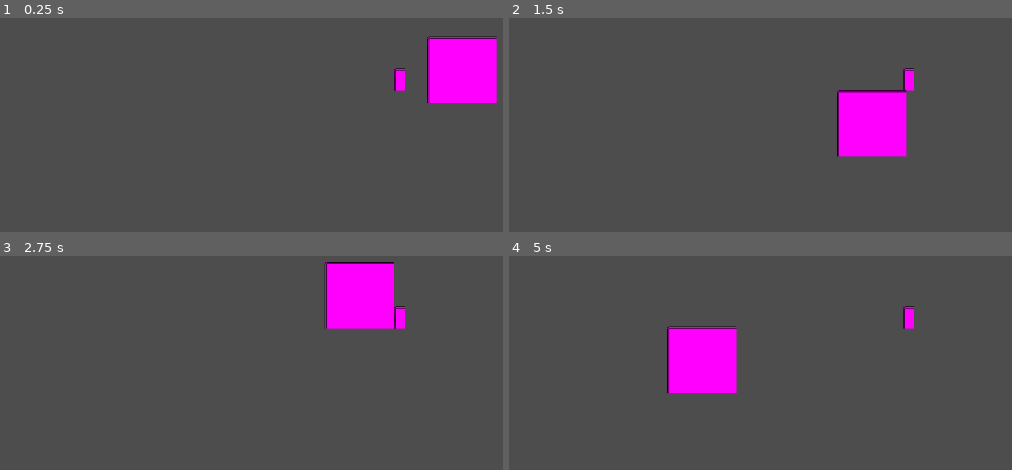
Above: before the commit, frames 1-4 (two rows, left to right).
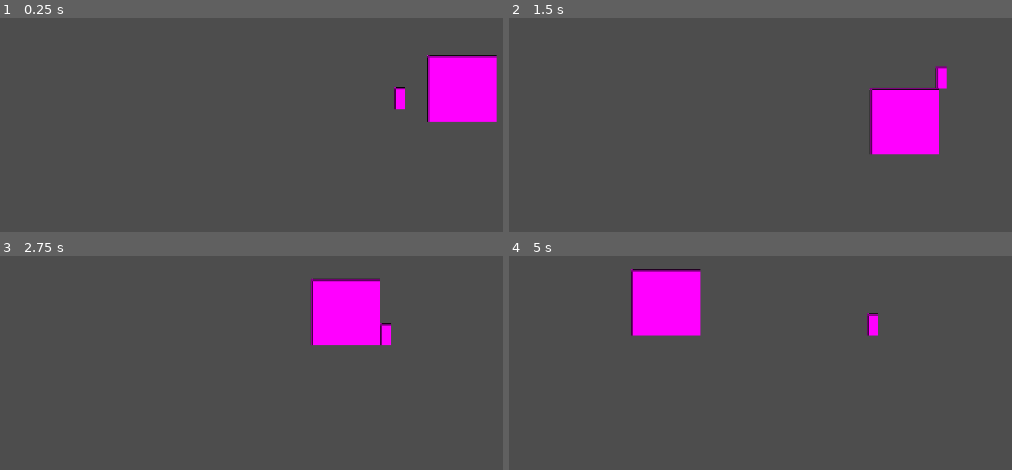
Above: after the commit, the same moments.

Repository: INV-matt/GMTK-game-jam
Game: Godot game, scene res://Scenes/main.tscn
Same seed, same stepped clock (60 frames per second), same inputs: the game is played once before the commit and once after it.
Inputs:
- Up to frame 1 (0.25 s): no input
- Up to frame 2 (1.5 s): hold D (pl_right) from 0.53 s (still down); tap Space (pl_jump) at 0.77 s
- Up to frame 3 (2.75 s): tap Space (pl_jump) at 1.52 s; release D (pl_right) at 2.03 s; hold A (pl_left) from 2.03 s (still down)
- Up to frame 4 (5 s): release A (pl_left) at 2.78 s; hold D (pl_right) 2.78-4.28 s; tap Space (pl_jump) at 3.02, 3.77, 4.52 s; hold A (pl_left) from 4.28 s (still down)

The runs differ from the first frame. In frame 1, 3.1% of the frame differs, in the area x 78-99%, y 8-49%; in frame 2, 5.0%; in frame 3, 4.1%; in frame 4, 8.7%, in the area x 24-81%, y 6-65%.

Commit message:
Added base powers functionality

Diff:
--- a/Scenes/base_power.tscn
+++ b/Scenes/base_power.tscn
@@ -2,5 +2,5 @@
 
 [ext_resource type="Script" uid="uid://b2l5sncqetkc" path="res://Scripts/base_power.gd" id="1_rk6ry"]
 
-[node name="base_power" type="Node2D"]
+[node name="base_power" type="Node2D" groups=["power"]]
 script = ExtResource("1_rk6ry")
--- a/Scenes/main.tscn
+++ b/Scenes/main.tscn
@@ -15,6 +15,7 @@
 [node name="Player" parent="." instance=ExtResource("1_5lr7u")]
 
 [node name="Camera2D" type="Camera2D" parent="Player"]
+position_smoothing_enabled = true
 
 [node name="StaticBody2D" type="StaticBody2D" parent="."]
 position = Vector2(0, 75)
--- a/Scripts/base_power.gd
+++ b/Scripts/base_power.gd
@@ -2,7 +2,7 @@
 
 class_name Power
 
-func get_player() :
+func _get_player() :
   var parent = get_parent()
 
   if not parent is Player :
@@ -12,8 +12,22 @@
 
 # Apply the power's passive effects eg. activating a double jump
 func apply_power_passive() :
-  pass
+  var player = _get_player()
+
+  if player :
+    _power_passive(player)
 
 # Apply the power's on-death effects eg. exploding violently
 func apply_power_death() :
+  var player = _get_player()
+
+  if player :
+    _power_death(player)
+
+# Override this one /w passive power effects
+func _power_passive(player: Player) :
   pass
+
+# Override this one /w on death effects
+func _power_death(player: Player) :
+  pass
--- a/Scripts/player.gd
+++ b/Scripts/player.gd
@@ -12,7 +12,7 @@
 @export var JumpHeight = 96.0
 @export var CoyoteTime = 5
 @export var JumpBuffer = 5
-@export var MaxJumps = 2
+@export var MaxJumps = 1
 @export var FallGravityMultiplier = 1.5
 @export var FastFallGravityMultiplier = 1.5
 
@@ -22,7 +22,7 @@
 var _frameSinceJumpPressed = INF
 var _localGravity = 980
 var _direction
-var _hasDashed = false
+var _hasDashed = false # TODO: Move this into the dash power
 var _jumpVelocity = 0
 
 func _ready():
@@ -42,6 +42,13 @@
 
   move_and_slide()
 
+#region APPLY POWERS
+func _apply_powers() :
+  for i in get_children() :
+    # Only apply the powers of children of type "Power" and that have the group "power"
+    if i is Power and "power" in i.get_groups() :
+      i.apply_power_passive()
+#endregion
 
 #region HORIZONTAL MOVEMENT
 func _handleHorizontalMovement() -> void:
--- a/project.godot
+++ b/project.godot
@@ -18,6 +18,10 @@
 [dotnet]
 
 project/assembly_name="GMTK-game-jam-2025"
+
+[global_group]
+
+power=""
 
 [input]
 
